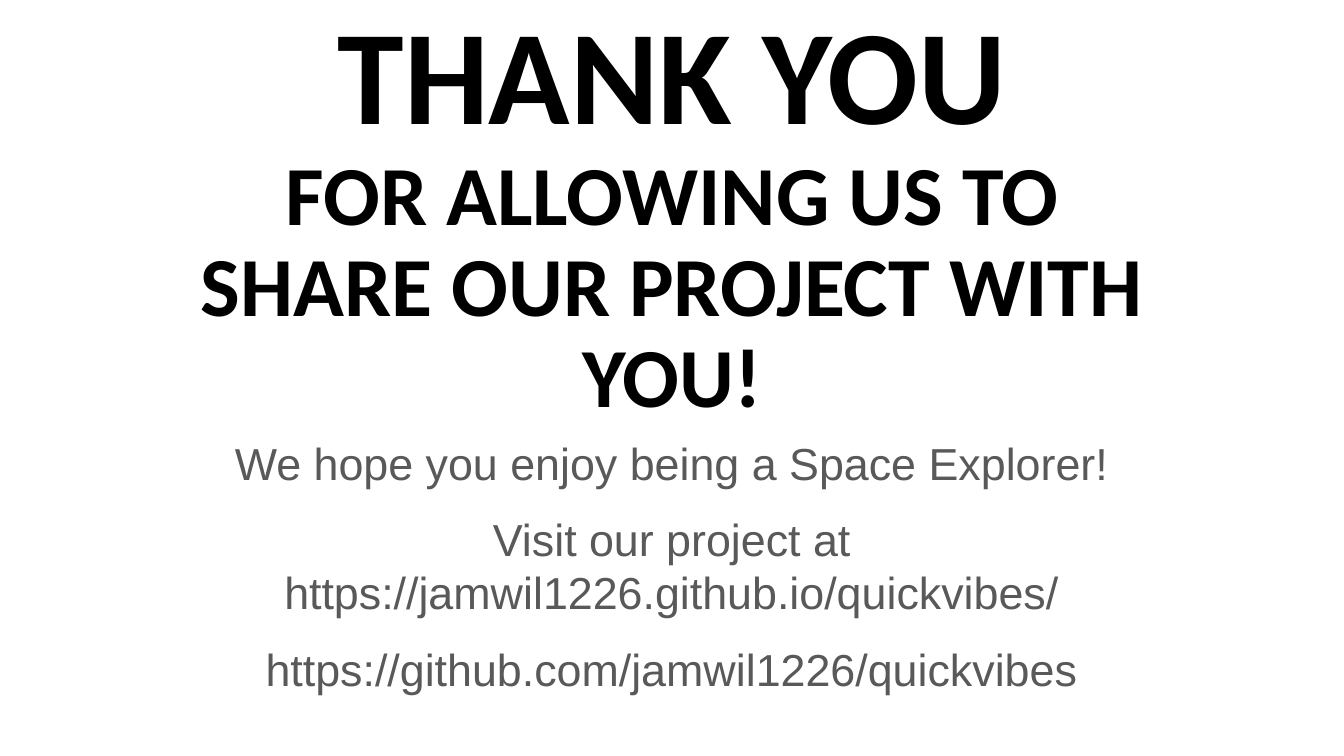
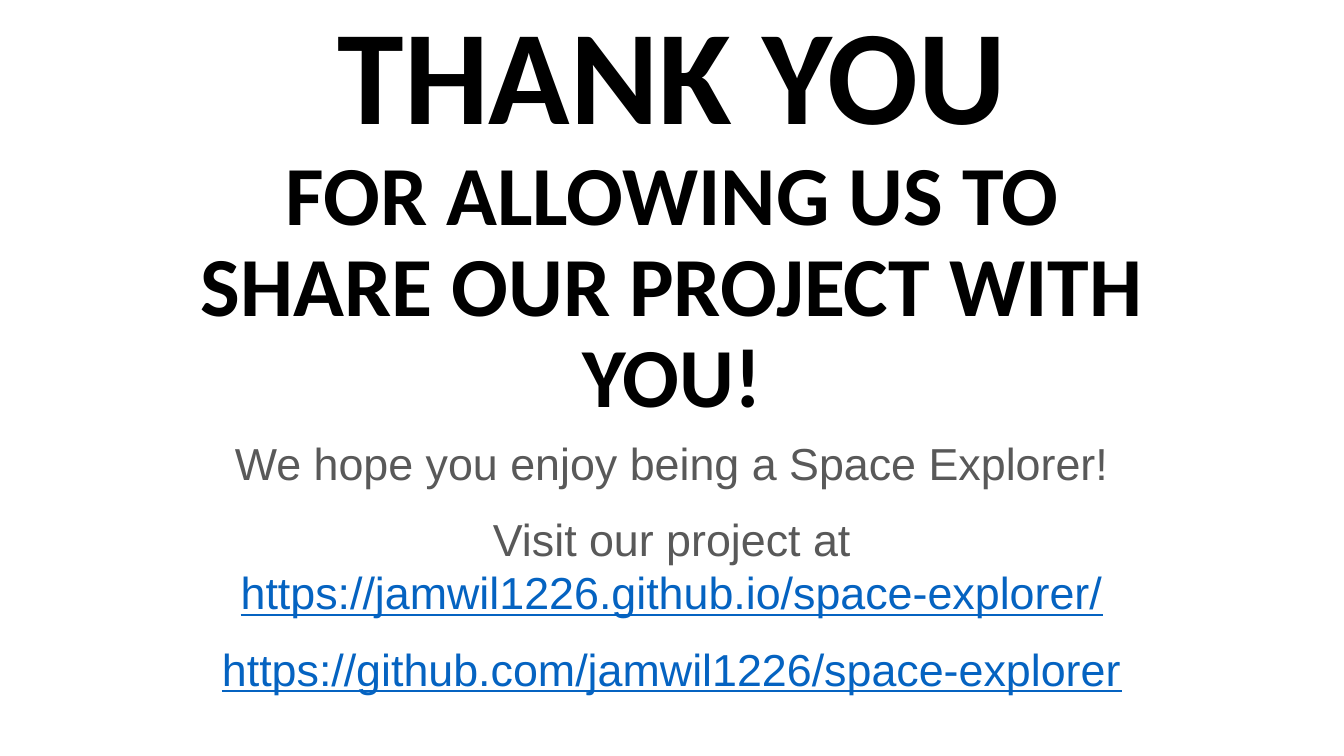
Before and after one commit to jamwil1226/quickvibes, a slide deck: slide 7 of Space Explorer Group Presentation.pptx. Drawn at 1344x756 pixels with LibreOffice and Linux fonts; fonts in the diff are those of the drawing. Boxes give left, top, right and bottom in pixels: in the first picture for what was removed or moved away, otherwise in the second. Text is boxed around its words. In the diff, an @@ line names an element or a change of style, - is before the commit and + after.

```diff
--- a/Space Explorer Group Presentation.pptx
+++ b/Space Explorer Group Presentation.pptx
@@ subtitle at (222, 523, 1121, 695): text changed; text colour #595959 to #0563C1 @@
-Visit our project at https://jamwil1226.github.io/quickvibes/
-https://github.com/jamwil1226/quickvibes
+Visit our project at https://jamwil1226.github.io/space-explorer/
+https://github.com/jamwil1226/space-explorer
```
Also in this commit, not shown: 5 other slides changed.
